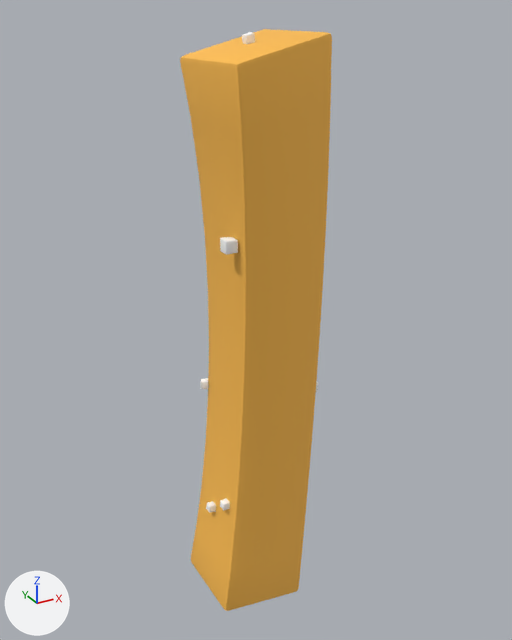
What one commit did to the FBX model Assets/_VroumVroum/3DModels/Decor/Fries/Fry_1.FBX.
The view is the same before and after, from a camera (50 mm lens) standing at (-141.9, 94.68, 4.72) and looking at (-139.45, 99.13, 2.5). Arrows for +X, +Y and +Z are at lower left; the lights stay in place. Where no turn or scale is listed for an object, it has been applied to the vertices.

The older version as bpy lines, for what is in view:
```python
me_mesh = bpy.data.meshes.new('Mesh')
me_mesh.from_pydata(...)  # 582 vertices, 572 faces; spans x -0.48..0.53, y -0.4..0.4, z -0.11..4.59
# faces by material slot: [162, 410]
me_mesh.materials.append(mat_frie)  # orange #ffbe4f
me_mesh.materials.append(mat_salt)  # white #ffffff
ob_box002 = bpy.data.objects.new('Box002', me_mesh)
ob_box002.location = (-139.536, 99.032, 0.0)
```
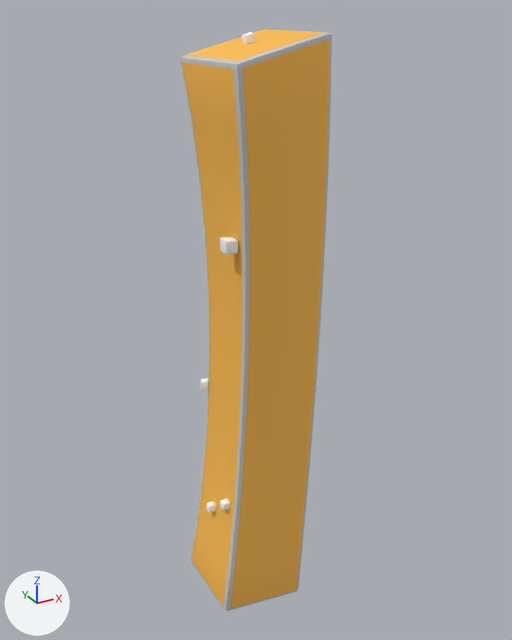
Boxes (x1, y1, x2, y2) around the edits, measured in the pictures (512 x 640 px):
part 1 of me_mesh, recoloured (orange to grey): (191, 238, 310, 611) in both
part 2 of me_mesh, recoloured (orange to grey): (180, 32, 332, 259) in both
part 3 of me_mesh, recoloured: (308, 236, 325, 461) in both

What changed in the scene script:
```text
Add mat_10___default:
    mat_10___default = principled_material('10 - Default')
    mat_10___default.base_color = (0.588, 0.588, 0.588)  # light grey #cacaca
    mat_10___default.roughness = 0.859
Change me_mesh:
    where me_mesh.from_pydata(...)  # 582 vertices, 572 faces; spans x -0.48..0.53, y -0.4..0.4, z -0.11..4.59
    used by ob_box002; location = (-139.536, 99.032, 0.0)
    me_mesh part 1: 60 of the faces centred in x -0.47..0.41, y -0.3..0.37, z -0.1..2.95 switch from mat_frie (orange #ffbe4f) to mat_10___default (light grey #cacaca)
    me_mesh part 2: 44 of the faces centred in x -0.4..0.47, y -0.4..0.4, z 3.39..4.59 switch from mat_frie (orange #ffbe4f) to mat_10___default (light grey #cacaca)
    me_mesh part 3: 16 of the faces centred in x 0.39..0.47, y -0.25..0.33, z 1.53..2.98 switch from mat_frie (orange #ffbe4f) to mat_10___default (light grey #cacaca)
```
